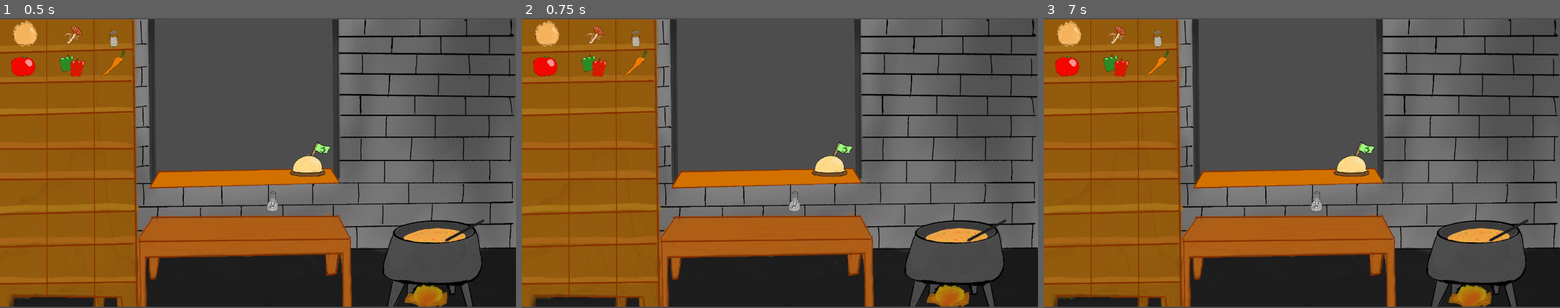
Above: before the commit, frames 1-3 (left to right).
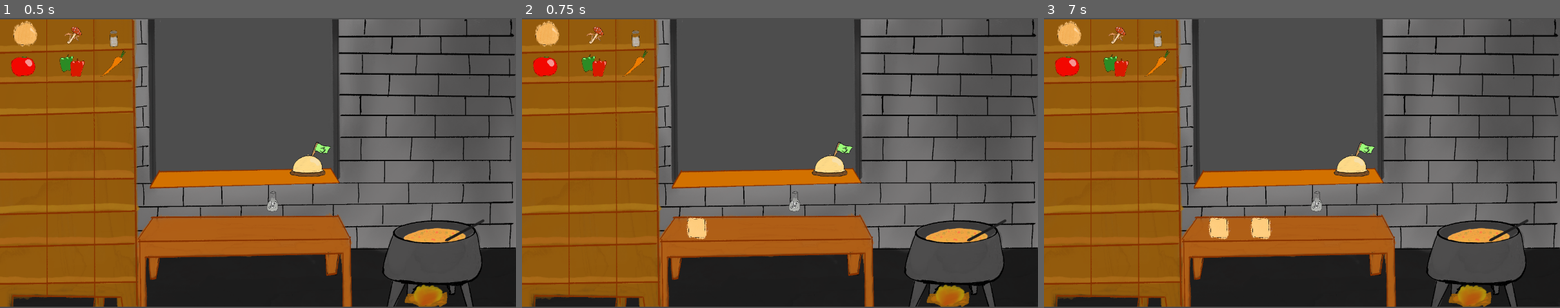
Above: after the commit, the same moments.

Repository: AgreeableDeerGames/GoodSoup
Game: Godot game, scene res://Scenes/kitchen.tscn
Same seed, same stepped clock (60 frames per second), same inputs: the game is played once before the commit and once after it. This scene is started directly instead of the project's main scene.
Inputs (mouse positions are in pixels of both pictures, inside the frame that each line leads up to; where the layout moved, square brackets give the same spot in the first picture):
- Up to frame 1 (0.5 s): no input
- Up to frame 2 (0.75 s): click (831, 160) at 0.5 s
- Up to frame 3 (7 s): click (1219, 226) [1353, 160] at 1.25 s; tap Enter (ui_accept) at 2, 2.27, 2.75, 3.5, 4.25, 5, 5.27, 5.75 s; move the mouse to (1415, 148) at 2.02 s; hold Up (ui_up) 2.03-2.75 s; click (1415, 148) at 2.17 s; drag from (1198, 177) to (1317, 203) at 2.77 s; move the mouse to (1353, 99) at 3.52 s; hold Up (ui_up) 3.53-4.25 s; drag from (1276, 221) to (1116, 38) at 4.27 s; move the mouse to (1456, 206) at 5.02 s; hold Down (ui_down) 5.03-5.75 s; drag from (1147, 119) to (1116, 38) at 5.77 s; move the mouse to (1327, 163) at 6.52 s; hold Down (ui_down) from 6.53 s (still down); click (1327, 163) at 6.67 s

Frame 1 is identical in both runs. In frame 2, 0.3% of the frame differs, in the area x 31-37%, y 68-77%; in frame 3, 0.5%, in the area x 31-45%, y 68-77%.

Commit message:
add reports

Diff:
--- a/Scenes/kitchen.tscn
+++ b/Scenes/kitchen.tscn
@@ -60,4 +60,11 @@
 script = ExtResource("12_32235")
 metadata/_edit_lock_ = true
 
+[node name="FlavorReports" type="HBoxContainer" parent="." unique_id=1004301189]
+custom_minimum_size = Vector2(100, 50)
+offset_left = 381.0
+offset_top = 494.0
+offset_right = 831.0
+offset_bottom = 550.0
+
 [connection signal="pressed" from="Bell" to="Bell" method="_on_pressed"]
--- /dev/null
+++ b/Scenes/view_flavor_report.tscn
@@ -0,0 +1,18 @@
+[gd_scene format=3 uid="uid://15q1xfhhivco"]
+
+[ext_resource type="Script" uid="uid://c3gqjvaik6wsy" path="res://Scripts/view_flavor_report.gd" id="1_hcssq"]
+[ext_resource type="Texture2D" uid="uid://c5avl70qvgues" path="res://Assets/parchment.png" id="1_l4lm1"]
+
+[node name="ViewFlavorReport" type="TextureButton" unique_id=1354857938]
+offset_right = 40.0
+offset_bottom = 40.0
+texture_normal = ExtResource("1_l4lm1")
+texture_pressed = ExtResource("1_l4lm1")
+texture_hover = ExtResource("1_l4lm1")
+texture_disabled = ExtResource("1_l4lm1")
+texture_focused = ExtResource("1_l4lm1")
+ignore_texture_size = true
+stretch_mode = 0
+script = ExtResource("1_hcssq")
+
+[connection signal="pressed" from="." to="." method="_on_pressed"]
--- a/Scripts/bell.gd
+++ b/Scripts/bell.gd
@@ -13,7 +13,18 @@
 	var soup : FlavorData = FlavorData.new()
 	var poison : FlavorData = get_parent().poison
 
+	# Create report to click
+	_create_flavor_report(soup, poison, ingredients)
+
 	# The ingredients gets captured. Call this on the newly instatiated scene
 	var setup_fn = func (x : FlavorReport): x.setup_scene(ingredients, soup, poison)
 
 	Signals.emit_signal("load_new_scene", "res://Scenes/flavor_report.tscn", false, setup_fn)
+
+func _create_flavor_report(soup : FlavorData, poison : FlavorData, ingredients : Array[Ingredient]):
+	var flavor_reports = get_parent().get_node("FlavorReports")
+	var flavorReportButton : ViewFlavorReport = load("res://Scenes/view_flavor_report.tscn").instantiate()
+	flavorReportButton.setup(soup, poison, ingredients)
+	flavorReportButton.custom_minimum_size.x = flavor_reports.custom_minimum_size.x
+	flavorReportButton.custom_minimum_size.y = flavor_reports.custom_minimum_size.y
+	get_parent().get_node("FlavorReports").add_child(flavorReportButton)
--- /dev/null
+++ b/Scripts/view_flavor_report.gd
@@ -0,0 +1,20 @@
+extends TextureButton
+class_name ViewFlavorReport
+
+var _soup : FlavorData
+var _poison : FlavorData
+var _ingredients : Array[Ingredient]
+
+func setup(soup, poison, ingredients):
+	_soup = soup
+	_poison = poison
+	_ingredients = ingredients
+
+func _ready():
+	pass
+
+func _on_pressed() -> void:
+	# The ingredients gets captured. Call this on the newly instatiated scene
+	var setup_fn = func (x : FlavorReport): x.setup_scene(_ingredients, _soup, _poison)
+
+	Signals.emit_signal("load_new_scene", "res://Scenes/flavor_report.tscn", false, setup_fn)
--- a/Scripts/view_recipe.gd
+++ b/Scripts/view_recipe.gd
@@ -1,22 +1,34 @@
 extends Button
 
+var _soup : FlavorData
+var _poison : FlavorData
+var _ingredients : Array[Ingredient]
+
+func setup(soup, poison, ingredients):
+	_soup = soup
+	_poison = poison
+	_ingredients = ingredients
+
+func _ready():
+	pass
+
 func _on_pressed() -> void:
-	var ingredient = load("res://Scenes/ingredient.tscn").instantiate()
-	ingredient.get_node("Sprite2D").texture = load("res://Assets/PoisonBottle.png")
-	ingredient.get_node("FlavorData").sour = 1
-	ingredient.get_node("FlavorData").sweet = 1
-	ingredient.get_node("FlavorData").salty = 1
-	ingredient.get_node("FlavorData").bitter = 1
-	ingredient.get_node("FlavorData").umami = 1.0
-	ingredient.get_node("FlavorData").numbing_spice = 1
-	ingredient.get_node("FlavorData").hot_spice = 1
-	ingredient.get_node("FlavorData").nasal_spice = 1
-
-	var ingredients : Array[Ingredient] = [ingredient]
-	var soup = get_parent().get_node("Soup")
-	var poison = get_parent().get_node("Poison")
+	#var ingredient = load("res://Scenes/ingredient.tscn").instantiate()
+	#ingredient.get_node("Sprite2D").texture = load("res://Assets/PoisonBottle.png")
+	#ingredient.get_node("FlavorData").sour = 1
+	#ingredient.get_node("FlavorData").sweet = 1
+	#ingredient.get_node("FlavorData").salty = 1
+	#ingredient.get_node("FlavorData").bitter = 1
+	#ingredient.get_node("FlavorData").umami = 1.0
+	#ingredient.get_node("FlavorData").numbing_spice = 1
+	#ingredient.get_node("FlavorData").hot_spice = 1
+	#ingredient.get_node("FlavorData").nasal_spice = 1
+	#
+	#var ingredients : Array[Ingredient] = [ingredient]
+	#var soup = get_parent().get_node("Soup")
+	#var poison = get_parent().get_node("Poison")
 
 	# The ingredients gets captured. Call this on the newly instatiated scene
-	var setup_fn = func (x : FlavorReport): x.setup_scene(ingredients, soup, poison)
+	var setup_fn = func (x : FlavorReport): x.setup_scene(_ingredients, _soup, _poison)
 
 	Signals.emit_signal("load_new_scene", "res://Scenes/flavor_report.tscn", false, setup_fn)
Not shown, changed: Assets/Soup_final.wav.import
Not shown, added: Scripts/view_flavor_report.gd.uid
